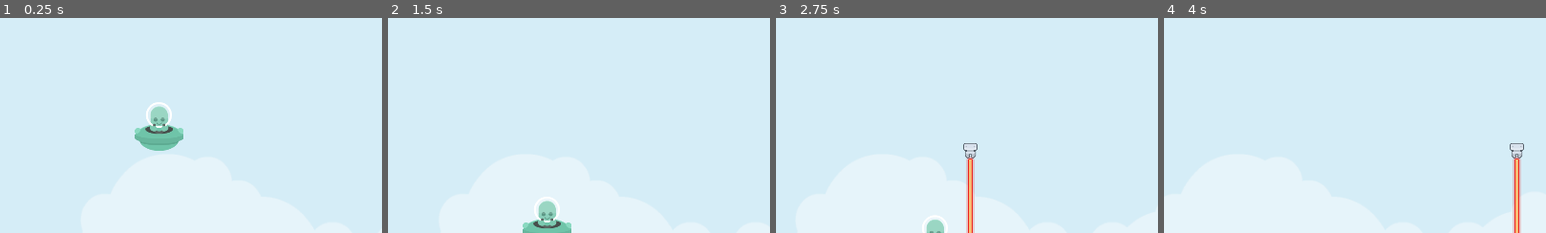
Above: before the commit, frames 1-4 (left to right).
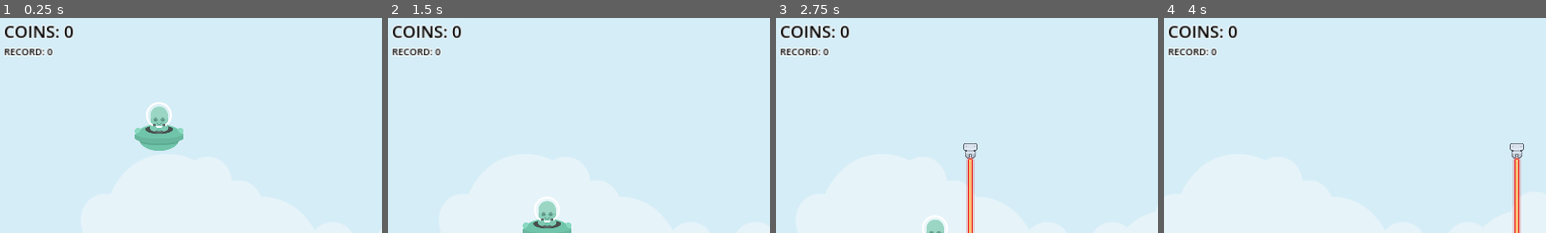
Above: after the commit, the same moments.

Repository: tumatihub/jetpack
Game: Godot game, scene res://levels/sandbox.tscn
The game is run twice, just before and just after one commit, with the same random seed, the same clock (stepped at 60 frames per second) and the same inputs.
Inputs:
- Up to frame 1 (0.25 s): no input
- Up to frame 2 (1.5 s): hold Space (thrust) 0.53-1.28 s
- Up to frame 3 (2.75 s): hold Space (thrust) from 2.03 s (still down)
- Up to frame 4 (4 s): release Space (thrust) at 3.53 s
The pictures show only the part of the screen within x 0-50%, y 6-56%; the shares and areas given below are measured in that part.

The runs differ from the first frame. In frame 1, 1.0% of the frame differs, in the area x 1-20%, y 3-18%; in frame 2, 1.0%; in frame 3, 1.0%; in frame 4, 1.0%.

Commit message:
Count coins and save record

Diff:
--- a/entities/coin/coin.gd
+++ b/entities/coin/coin.gd
@@ -2,8 +2,12 @@
 extends Node2D
 
 @export var _animation_player: AnimationPlayer
+@export var _score: int = 1
 
 var _speed: float = 600.0
+
+func get_score() -> int:
+	return _score
 
 func _ready() -> void:
 	_speed = GameManager.get_speed()
--- a/entities/game_manager/game_manager.gd
+++ b/entities/game_manager/game_manager.gd
@@ -1,16 +1,61 @@
 extends Node2D
 
 signal speed_raised(speed: float)
+signal scored(current_score: int)
+signal record_updated(record: int)
 
 @export var _max_speed: float = 1200.0
 @export var _speed_rate: float = 50.0
 @export var _start_speed: float = 600.0
 
+var _current_score: int
+var _save_file: String = "save.sav"
+var _current_record: int
+
 @onready var _current_speed: float = _start_speed
 
+func _ready() -> void:
+	var record := _load_record()
+	if record == -1:
+		push_error("Error while loading current record")
+		record = 0
+	_current_record = record
+
+func score(score: int) -> void:
+	_current_score += score
+	scored.emit(_current_score)
+
+func get_current_score() -> int:
+	return _current_score
+
+func get_current_record() -> int:
+	return _current_record
+
 func reset() -> void:
+	if _current_score > _current_record:
+		_save_record()
+		_current_record = _current_score
+		record_updated.emit(_current_record)
 	_current_speed = _start_speed
+	_current_score = 0
 	get_tree().reload_current_scene()
+
+func _save_record() -> void:
+	var file = FileAccess.open("user://" + _save_file, FileAccess.WRITE)
+	if not file:
+		printerr("Fail to open file for saving: " + str(FileAccess.get_open_error()))
+		return
+	file.store_32(_current_score)
+
+func _load_record() -> int:
+	if not FileAccess.file_exists("user://" + _save_file):
+		return 0
+	var file = FileAccess.open("user://" + _save_file, FileAccess.READ)
+	if not file:
+		printerr("Fail to open file for loading: " + str(FileAccess.get_open_error()))
+		return -1
+	var record := file.get_32()
+	return record
 
 func get_speed() -> float:
 	return _current_speed
--- a/entities/player/player.gd
+++ b/entities/player/player.gd
@@ -31,8 +31,6 @@
 		get_tree().quit()
 
 func _die() -> void:
-	if _is_dead:
-		return
 	_is_dead = true
 	_velocity = 0
 	get_tree().create_timer(3).timeout.connect(_on_death_timeout)
@@ -56,6 +54,10 @@
 	_bounce()
 
 func _on_area_2d_area_entered(area: Area2D) -> void:
+	if _is_dead:
+		return
 	if area.owner.is_in_group("Obstacle"):
-		print(area.owner.name)
 		_die()
+	elif area.owner is Coin:
+		var coin: Coin = area.owner as Coin
+		GameManager.score(coin.get_score())
--- a/levels/sandbox.tscn
+++ b/levels/sandbox.tscn
@@ -1,7 +1,8 @@
-[gd_scene load_steps=4 format=3 uid="uid://no6gj2dgu5sl"]
+[gd_scene load_steps=5 format=3 uid="uid://no6gj2dgu5sl"]
 
 [ext_resource type="PackedScene" uid="uid://yiojagcmj4p1" path="res://entities/player/player.tscn" id="1_dbpqp"]
 [ext_resource type="PackedScene" uid="uid://cy64667b5qhnj" path="res://levels/bg.tscn" id="1_htlry"]
+[ext_resource type="PackedScene" uid="uid://cu3hpkrh12li1" path="res://ui/hud.tscn" id="4_jxd4j"]
 [ext_resource type="PackedScene" uid="uid://dbyo4de62tgva" path="res://entities/spawner/spawner.tscn" id="4_kgs0o"]
 
 [node name="Sandbox" type="Node2D"]
@@ -14,3 +15,5 @@
 _thrust_force = 4000.0
 
 [node name="Spawner" parent="." instance=ExtResource("4_kgs0o")]
+
+[node name="HUD" parent="." instance=ExtResource("4_jxd4j")]
--- /dev/null
+++ b/ui/hud.gd
@@ -0,0 +1,23 @@
+class_name HUD
+extends CanvasLayer
+
+@export var _score_label: Label
+@export var _record_label: Label
+
+func _ready() -> void:
+	_update_score_label(GameManager.get_current_score())
+	_update_record_label(GameManager.get_current_record())
+	GameManager.scored.connect(_on_scored)
+	GameManager.record_updated.connect(_on_record_updated)
+
+func _on_scored(score: int) -> void:
+	_update_score_label(score)
+
+func _on_record_updated(record: int) -> void:
+	_update_record_label(record)
+
+func _update_score_label(score: int) -> void:
+	_score_label.text = "coins: %s" % score
+
+func _update_record_label(record: int) -> void:
+	_record_label.text = "record: %s" % record
--- /dev/null
+++ b/ui/hud.tscn
@@ -0,0 +1,50 @@
+[gd_scene load_steps=4 format=3 uid="uid://cu3hpkrh12li1"]
+
+[ext_resource type="Script" path="res://ui/hud.gd" id="1_rao2x"]
+
+[sub_resource type="LabelSettings" id="LabelSettings_g0mf4"]
+font_size = 42
+font_color = Color(0, 0, 0, 1)
+outline_size = 8
+
+[sub_resource type="LabelSettings" id="LabelSettings_cfixm"]
+font_size = 24
+font_color = Color(0, 0, 0, 1)
+outline_size = 8
+
+[node name="HUD" type="CanvasLayer" node_paths=PackedStringArray("_score_label", "_record_label")]
+script = ExtResource("1_rao2x")
+_score_label = NodePath("MarginContainer/VBoxContainer/Score")
+_record_label = NodePath("MarginContainer/VBoxContainer/Record")
+
+[node name="MarginContainer" type="MarginContainer" parent="."]
+anchors_preset = 15
+anchor_right = 1.0
+anchor_bottom = 1.0
+grow_horizontal = 2
+grow_vertical = 2
+theme_override_constants/margin_left = 10
+theme_override_constants/margin_top = 70
+theme_override_constants/margin_right = 10
+theme_override_constants/margin_bottom = 70
+
+[node name="VBoxContainer" type="VBoxContainer" parent="MarginContainer"]
+layout_mode = 2
+size_flags_horizontal = 0
+size_flags_vertical = 0
+
+[node name="Score" type="Label" parent="MarginContainer/VBoxContainer"]
+layout_mode = 2
+size_flags_horizontal = 0
+size_flags_vertical = 0
+text = "Coins: 9999"
+label_settings = SubResource("LabelSettings_g0mf4")
+uppercase = true
+
+[node name="Record" type="Label" parent="MarginContainer/VBoxContainer"]
+layout_mode = 2
+size_flags_horizontal = 0
+size_flags_vertical = 0
+text = "Record: 9999"
+label_settings = SubResource("LabelSettings_cfixm")
+uppercase = true
